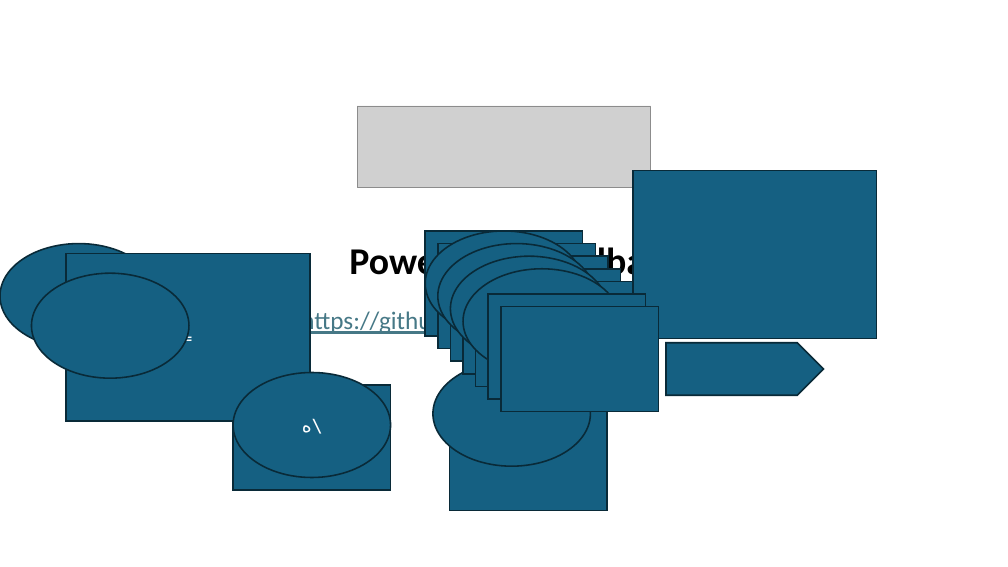
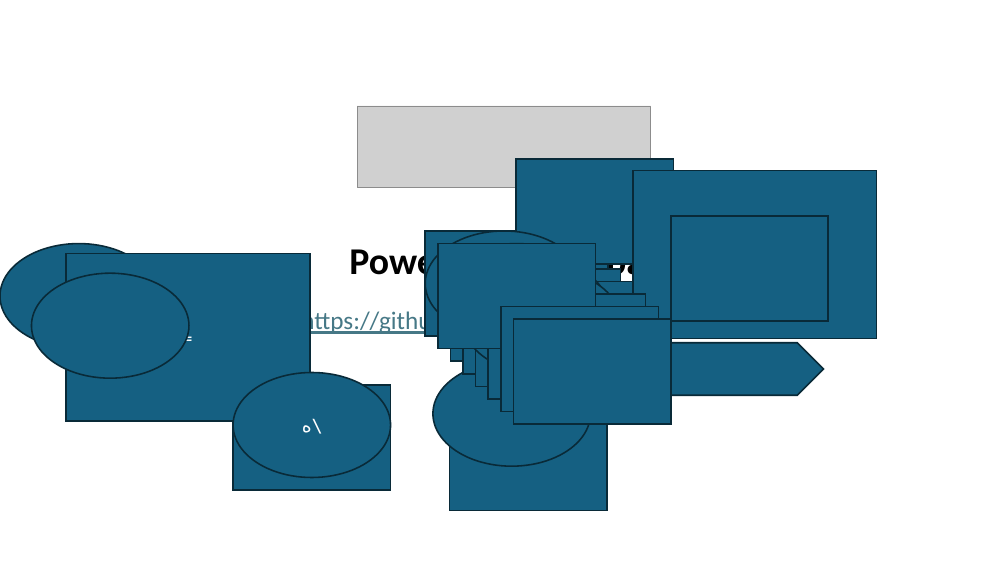
Before and after one commit to Naldakheell/PPTK, a slide deck: slide 1 of src/PPTK-WINDOWS-FINAL.pptm. Drawn at 1008x567 pixels with LibreOffice and Linux fonts; fonts in the diff are those of the drawing; grey boxes stand for pictures. Boxes give left, top, right and bottom in pixels: in the first picture for what was removed or moved away, otherwise in the second. Text is boxed around its words. In the diff, an @@ line names an element or a change of style, - is before the commit and + after.

```diff
--- a/src/PPTK-WINDOWS-FINAL.pptm
+++ b/src/PPTK-WINDOWS-FINAL.pptm
@@ rectangle added at box(516, 160, 674, 265), fill #156082, outline #092A39 1.5 pt @@
@@ rectangle added at box(671, 216, 828, 321), fill #156082, outline #092A39 1.5 pt @@
@@ rectangle added at box(513, 319, 671, 424), fill #156082, outline #092A39 1.5 pt @@
```
Also in this commit, not shown: 5 other files.
